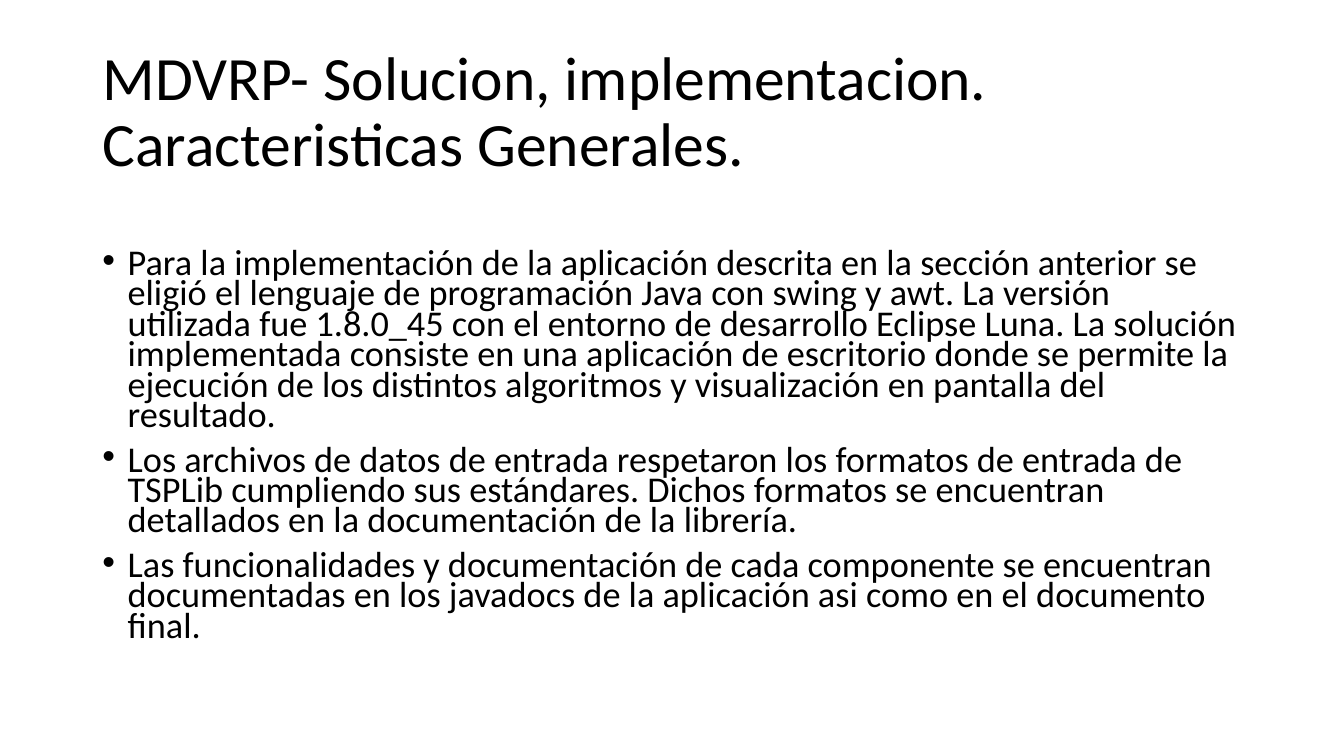
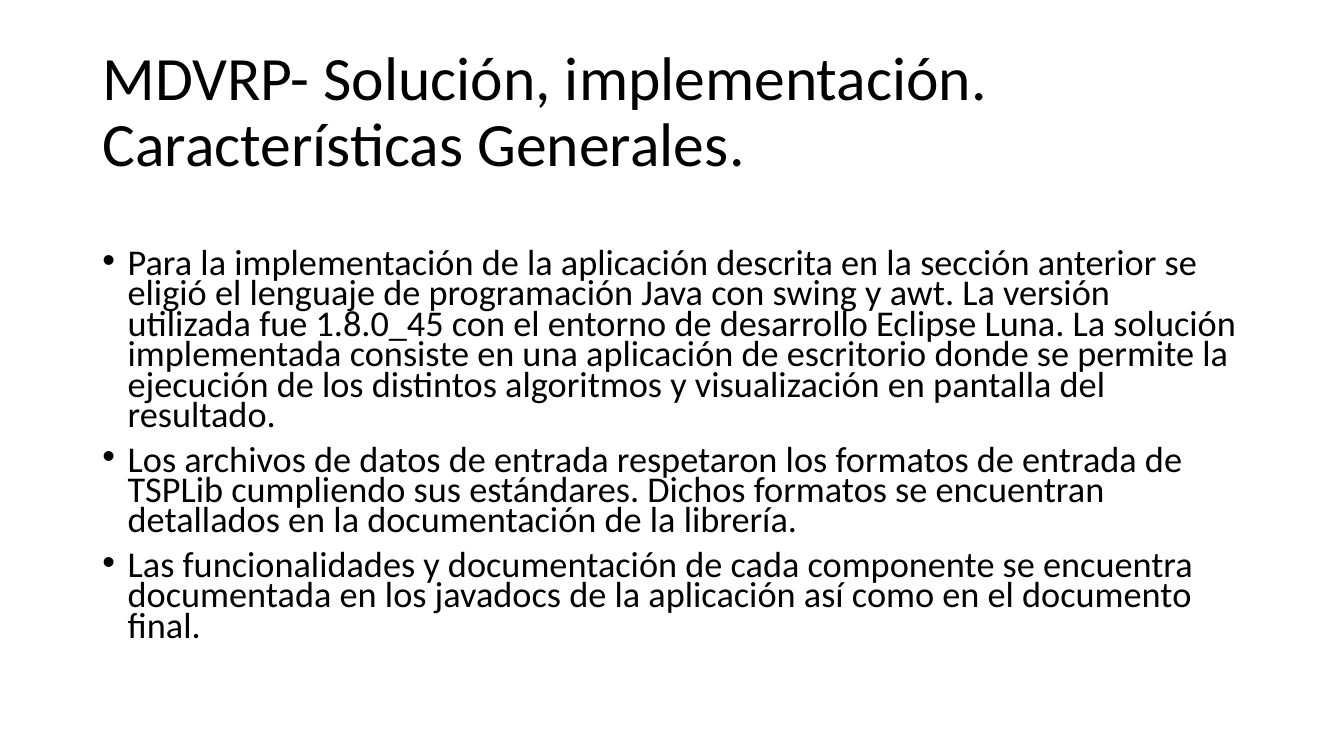
Before and after one commit to urubusale/proyvrp, a slide deck: slide 13 of Version/Documentación/MDVRP.pptx (slide 9 before the commit). Drawn at 1344x756 pixels with LibreOffice and Linux fonts; fonts in the diff are those of the drawing. Boxes give left, top, right and bottom in pixels: in the first picture for what was removed or moved away, otherwise in the second. Text is boxed around its words. In the diff, an @@ line names an element or a change of style, - is before the commit and + after.

```diff
--- a/Version/Documentación/MDVRP.pptx
+++ b/Version/Documentación/MDVRP.pptx
@@ title at box(102, 57, 987, 167): text changed @@
-MDVRP- Solucion, implementacion.
-Caracteristicas Generales.
+MDVRP- Solución, implementación.
+Características Generales.
@@ text at box(128, 551, 1193, 639): text changed @@
-• Las funcionalidades y documentación de cada componente se encuentran documentadas en los javadocs de la aplicación asi como en el documento final.
+• Las funcionalidades y documentación de cada componente se encuentra documentada en los javadocs de la aplicación así como en el documento final.
```
Also in this commit, not shown: 12 other slides changed, 6 slides added.
